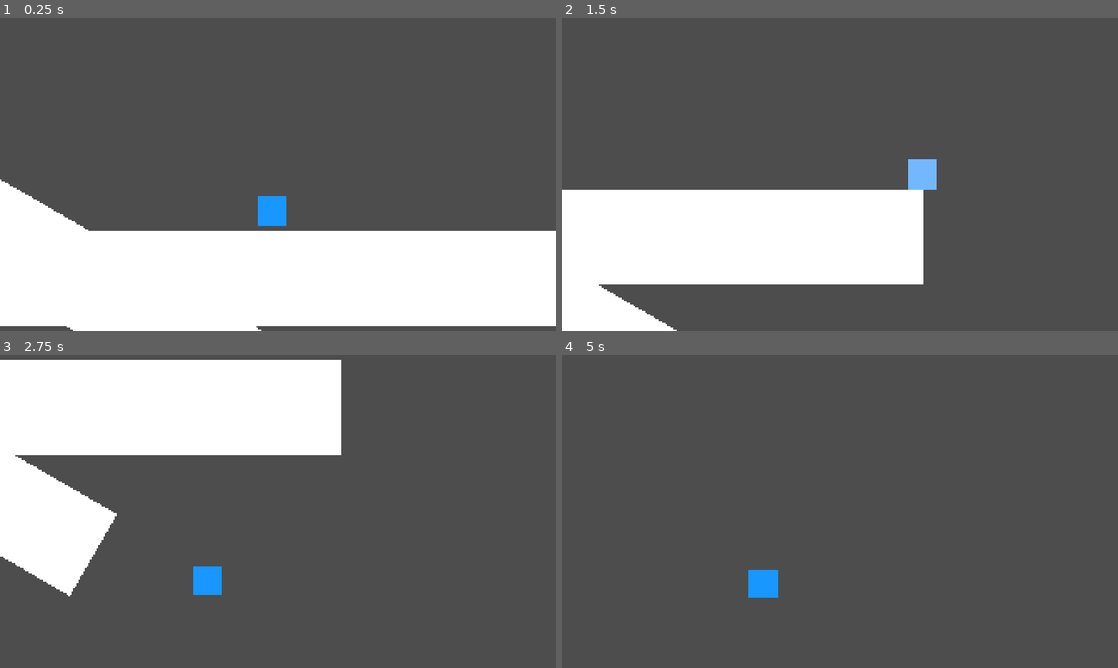
Above: before the commit, frames 1-4 (two rows, left to right).
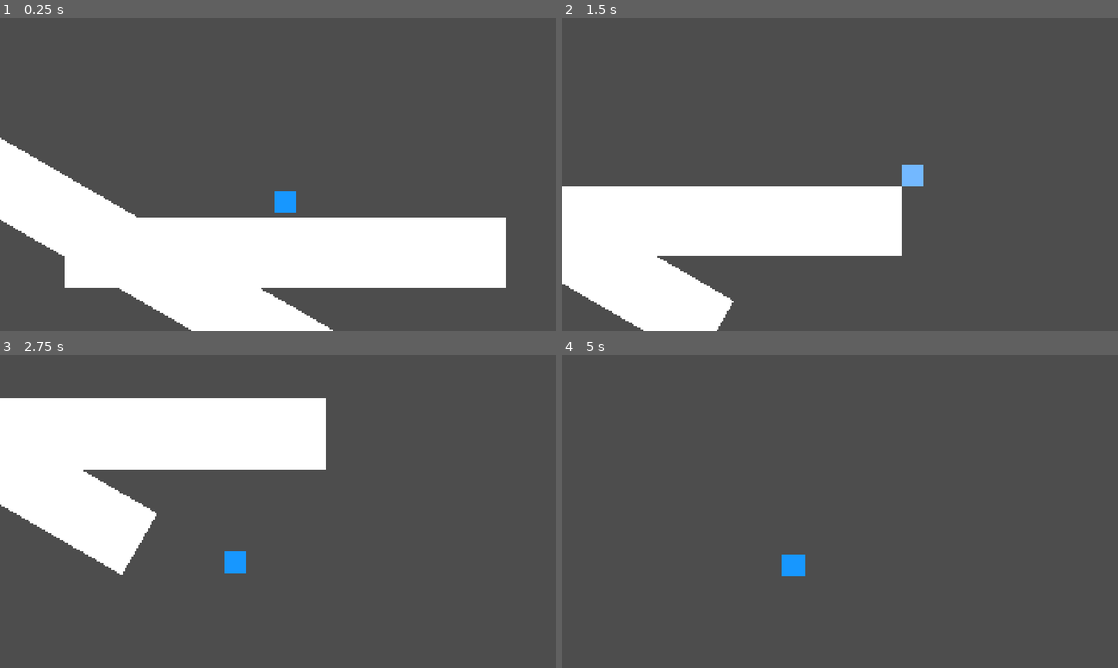
Above: after the commit, the same moments.

Repository: ruzet/SmashUltimateMovementRecreation
Game: Godot game, scene res://MovementTesting.tscn
Two runs of this game, one before a commit and one after it. Both use one fixed random seed, a clock stepped at 60 frames per second and the inputs below.
Inputs:
- Up to frame 1 (0.25 s): no input
- Up to frame 2 (1.5 s): hold X (Dodge) 0.53-1.28 s; hold Right (ui_right) from 0.53 s (still down); tap Z (Jump) at 0.77 s; tap X (Dodge) at 1.35 s
- Up to frame 3 (2.75 s): tap Z (Jump) at 1.52 s; release Right (ui_right) at 2.03 s; hold Left (ui_left) from 2.03 s (still down); hold X (Dodge) from 2.03 s (still down)
- Up to frame 4 (5 s): release Left (ui_left) at 2.78 s; release X (Dodge) at 2.78 s; hold Right (ui_right) 2.78-4.28 s; tap X (Dodge) at 2.85, 4.35 s; tap Z (Jump) at 3.02, 3.77, 4.52 s; hold X (Dodge) 3.53-4.28 s; hold Left (ui_left) from 4.28 s (still down)

The runs differ from the first frame. In frame 1, 19% of the frame differs, in the area x 0-100%, y 38-100%; in frame 2, 9.3%; in frame 3, 16%; in frame 4, 0.8%.

Commit message:
finished knockback and added hitlag

Diff:
--- a/MovementTesting.tscn
+++ b/MovementTesting.tscn
@@ -75,5 +75,5 @@
 
 [node name="Camera" type="Camera2D" parent="." unique_id=1318962065]
 position = Vector2(960, 540)
-zoom = Vector2(2, 2)
+zoom = Vector2(1.5, 1.5)
 script = ExtResource("2_jm8ft")
--- a/Player.gd
+++ b/Player.gd
@@ -33,6 +33,10 @@
 var DashDecel = 0
 var DashDirection = 0
 var HitstunTimer = 0
+var HitlagTimer = 0
+var StartingHitlagTimer = 0
+var ShakeOffset = 0
+var ShakeDirection = 1
 var KnockbackVelocity = Vector2.ZERO
 var DashFloorNormal = Vector2.UP
 var DashTangent = Vector2.RIGHT
@@ -52,23 +56,29 @@
 	await get_tree().create_timer(0.05).timeout
 	ResetJumpDebounce = false
 
-func GetKnockbackUnits(Damage, CurrentPercent, Weight, KnockbackScaling, BaseKnockback, Multiplier):
-	return ((((((CurrentPercent / 10) + ((CurrentPercent * Damage) / 20)) * (200 / (Weight + 100)) * 1.4) + 18) * KnockbackScaling) + BaseKnockback) * Multiplier
-
-func Knockback(Angle, Damage, Weight, KnockbackScaling, BaseKnockback, Multiplier):
+func ProcessHitlag(Damage, HitlagMultiplier):
+	var HitlagFrames = floor((Damage * 0.65 + 6) * HitlagMultiplier)
+	StartingHitlagTimer = HitlagFrames / 60
+	HitlagTimer = StartingHitlagTimer
+	Hitlag = true
+
+func ProcessKnockback(Angle, Damage, Weight, KnockbackScaling, BaseKnockback, Multiplier):
 	Percent += Damage
-	var KB = GetKnockbackUnits(Damage, Percent, Weight, KnockbackScaling, BaseKnockback, Multiplier)
-
+	var KnockbackUnits = ((((((Percent / 10) + ((Percent * Damage) / 20)) * (200 / (Weight + 100)) * 1.4) + 18) * KnockbackScaling) + BaseKnockback) * Multiplier
 	Dodging = false
 	AirDodging = false
 	$"ColorRect".rotation_degrees = 0
 	$"ColorRect".color = Color.from_rgba8(236, 86, 140)
 	var Dir = Vector2(cos(deg_to_rad(Angle)), -sin(deg_to_rad(Angle)))
-	KnockbackVelocity = Dir * KB * KBLaunchScale
-	HitstunTimer = (floor(KB * 0.4) - 1) / 60.0
+	KnockbackVelocity = Dir * KnockbackUnits * KBLaunchScale
+	HitstunTimer = (floor(KnockbackUnits * 0.4) - 1) / 60.0
 	Hitstun = true
 	XVelocity = 0
 	YVelocity = 0
+
+func Attack(Angle, Damage, Weight, KnockbackScaling, BaseKnockback, KnockbackMultiplier, HitlagMultiplier):
+	ProcessKnockback(Angle, Damage, Weight, KnockbackScaling, BaseKnockback, KnockbackMultiplier)
+	ProcessHitlag(Damage, HitlagMultiplier)
 
 func Dash(ParamDashDirection):
 	DashFloorNormal = get_floor_normal()
@@ -149,17 +159,32 @@
 		else:
 			AirDodge()
 	elif event.is_action_pressed("Knockback"):
-		Knockback(305, 10, 100, 1, 80, 1)
+		Attack(305, 10, 100, 1, 80, 1, 1)
 
 func _physics_process(delta: float) -> void:
 	var Direction = Input.get_axis("ui_left", "ui_right")
 	OnGround = self.is_on_floor()
 	if HitstunTimer > 0:
-		HitstunTimer -= delta
+		if !Hitlag:
+			$"ColorRect".rotation_degrees = 0
+			$"ColorRect".color = Color.from_rgba8(236, 86, 140)
+			HitstunTimer -= delta
 	else:
 		if $"ColorRect".color == Color.from_rgba8(236, 86, 140):
 			$"ColorRect".color = Color.from_rgba8(23, 151, 255)
+	if HitlagTimer > 0:
+		ShakeOffset = max(remap(HitlagTimer, StartingHitlagTimer * 0.4, StartingHitlagTimer, 0, 10), 0)
+		print(remap(HitlagTimer, StartingHitlagTimer * 0.2, StartingHitlagTimer, 0, 7))
+		$"ColorRect".color = Color.from_rgba8(23, 151, 255)
+		$"ColorRect".rotation_degrees = 30 * KnockbackVelocity.sign().x
+		$"ColorRect".position.x = ShakeOffset * ShakeDirection
+		ShakeDirection = -ShakeDirection
+		HitlagTimer -= delta
+	else:
+		$"ColorRect".position.x = 0
+
 	Hitstun = HitstunTimer > 0
+	Hitlag = HitlagTimer > 0
 
 	if WasHitstun && !Hitstun:
 		var Carry = Vector2(XVelocity, YVelocity) + KnockbackVelocity
@@ -171,7 +196,7 @@
 		KnockbackVelocity = Vector2.ZERO
 	WasHitstun = Hitstun
 
-	if !Dodging && !Hitstun:
+	if !Dodging && !Hitstun && !Hitlag:
 		if OnGround == true:
 			if AirDodging:
 				AirDodging = false
@@ -218,7 +243,7 @@
 					YVelocity = FallingSpeed
 				else:
 					YVelocity += Gravity * delta
-	elif Dodging && !Hitstun:
+	elif Dodging && !Hitstun && !Hitlag:
 		var NextDashSpeed = max(DashSpeed - DashDecel * delta, 0)
 		var Result = Raycast()
 
@@ -231,7 +256,7 @@
 			XVelocity = DashVelocity.x
 			YVelocity = DashVelocity.y
 			DashSpeed = NextDashSpeed
-	elif Hitstun:
+	elif Hitstun && !Hitlag:
 		XVelocity = 0
 		if OnGround and YVelocity > 0:
 			YVelocity = 0
@@ -245,9 +270,7 @@
 		KnockbackVelocity = Vector2.ZERO
 
 	self.velocity = Vector2(XVelocity, YVelocity) + KnockbackVelocity
-	print(Hitstun)
-	print(KnockbackVelocity.length())
-	move_and_slide()
+	if!Hitlag: move_and_slide()
 
 	if Hitstun:
 		for Collision in get_slide_collision_count():
